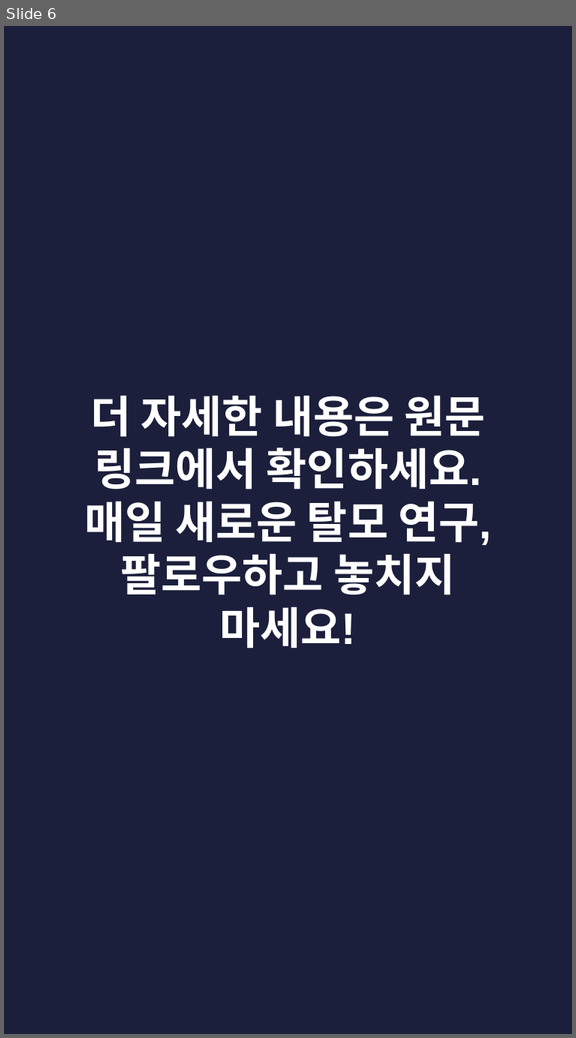
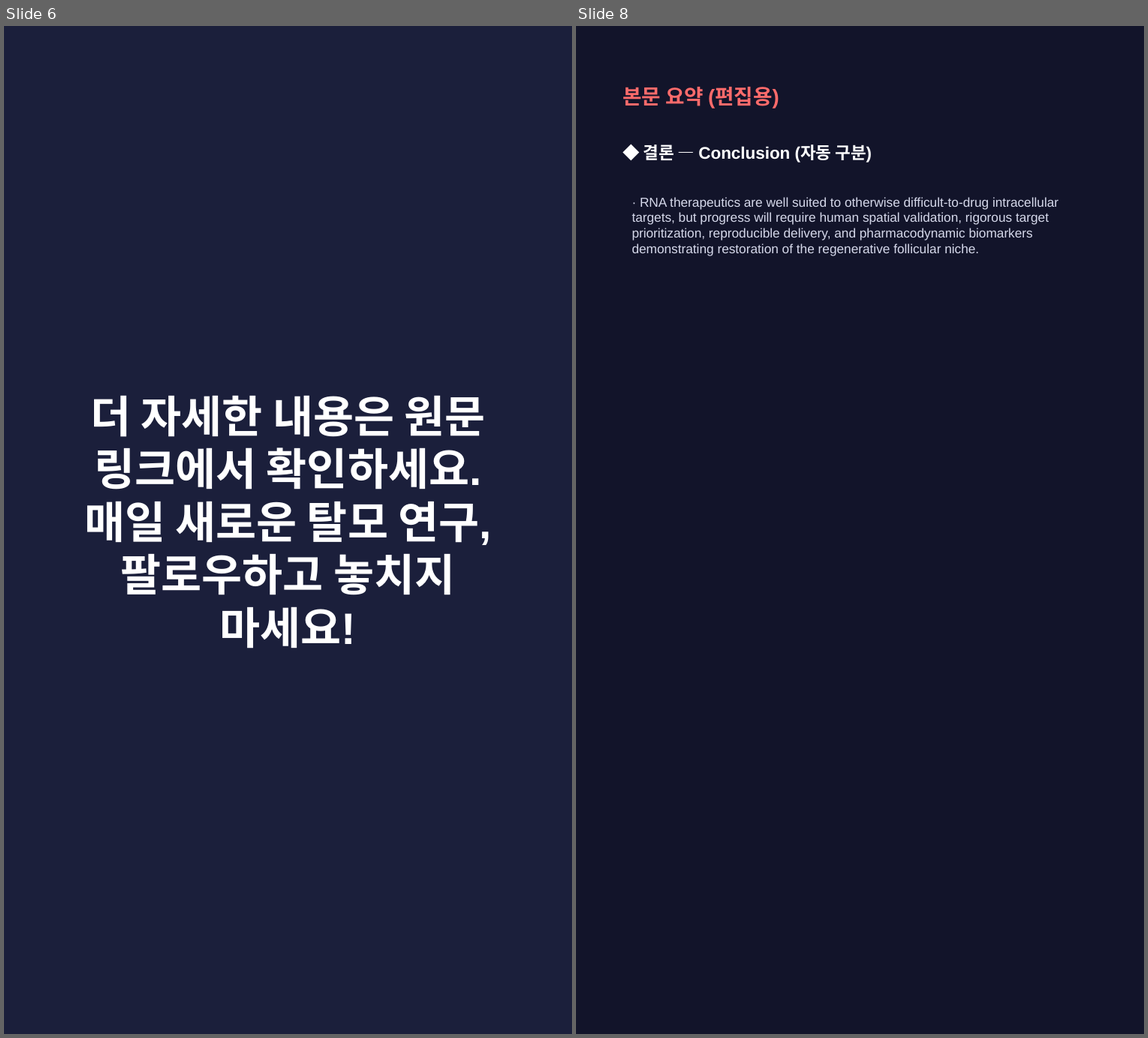
Before and after one commit to hyokang2010-BJ-ANTH/product-builder-test, a slide deck: pwa/data/latest/slides.pptx. Shown side by side, each under a label of ours: slide 6 before the commit, slides 6 and 8 after it; the slides between them are not shown. The pictures are 576x1038 and 1148x1038 pixels, drawn with LibreOffice and Linux fonts; fonts in the diff are those of the drawing. Boxes give left, top, right and bottom in pixels: in the first picture for what was removed or moved away, otherwise in the second. Text is boxed around its words. In the diff, an @@ line names an element or a change of style, - is before the commit and + after.

```diff
--- a/pwa/data/latest/slides.pptx
+++ b/pwa/data/latest/slides.pptx
@@ slide 8 added at box(576, 26, 1144, 1034), background #12142A @@
@@ text added at box(622, 87, 779, 108), 16 pt, text #FF6B6B, bold @@
+본문 요약 (편집용)
@@ text added at box(644, 144, 872, 162), 13 pt, text #FFFFFF, bold @@
+◆ 결론 — Conclusion (자동 구분)
@@ text added at box(632, 197, 1058, 256), 10 pt, text #D5D8EA @@
+· RNA therapeutics are well suited to otherwise difficult-to-drug intracellular targets, but progress will require human spatial validation, rigorous target prioritization, reproducible delivery, and pharmacodynamic biomarkers demonstrating restoration of the regenerative follicular niche.
```
Also in this commit, not shown: 2 slides changed, 4 other slides added, 4 slides removed, 26 other files.
